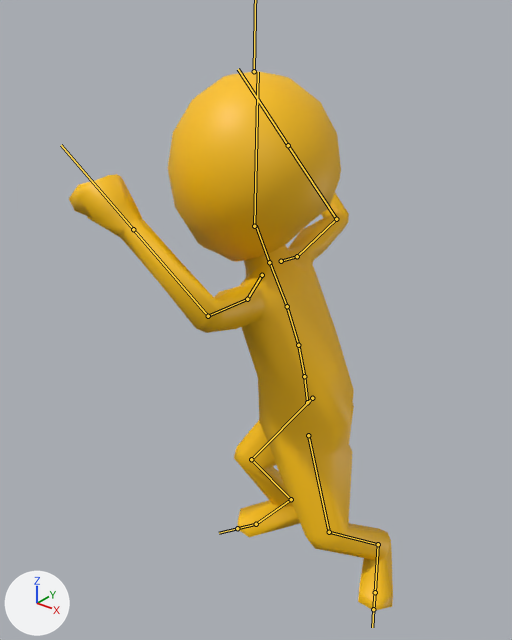
One commit to the FBX model Assets/GameData/Anims/Animations/Victory.fbx: the scene before it, then after it.
Rendered twice from a 50 mm camera at (3.13, -5.09, 5.57) aimed at (-0.57, -0.46, 2.7). Lighting does not change. The marker at lower left points along +X, +Y and +Z. Both versions are drawn at frame 242 of the action 'mixamo.com'; the numbers are the values there. The bones that bend it are drawn over the model as lines.

Names of what the first picture shows: 'CH_Body', 'CH_Head'.
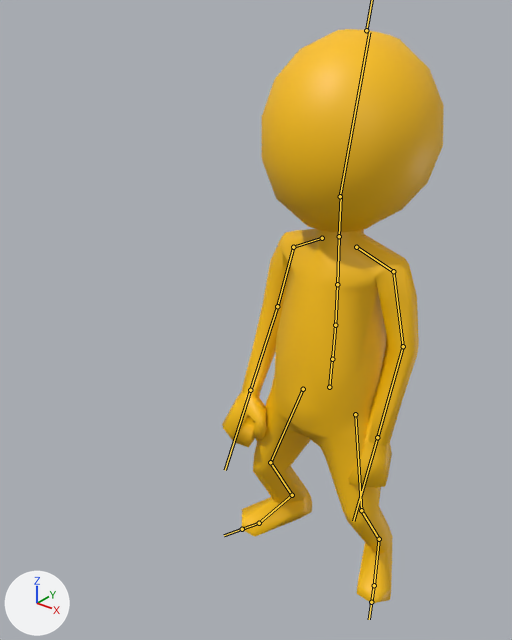
Where the change shows, as pixel boxes [x1, y1, x2, y2] in the pictures (512 x 640 px):
'CH_Body', posed
    before: [69, 174, 393, 611]
    after: [222, 229, 419, 603]
'CH_Head', posed (6% taller)
    before: [168, 71, 341, 262]
    after: [262, 29, 444, 232]
bone 'Hips', root to tip
    before: (307, 402) to (304, 373)
    after: (329, 387) to (332, 355)
bone 'Spine', root to tip
    before: (304, 376) to (298, 345)
    after: (332, 359) to (335, 325)
bone 'Spine1', root to tip
    before: (298, 345) to (287, 306)
    after: (335, 325) to (337, 284)
bone 'Spine2', root to tip
    before: (287, 306) to (270, 263)
    after: (337, 284) to (339, 237)
bone 'Neck', root to tip
    before: (269, 262) to (256, 225)
    after: (339, 236) to (341, 196)
bone 'Head', root to tip
    before: (254, 226) to (258, 72)
    after: (340, 196) to (369, 32)
bone 'LeftShoulder', root to tip
    before: (262, 275) to (247, 299)
    after: (356, 247) to (393, 271)
bone 'LeftArm', root to tip
    before: (247, 299) to (208, 316)
    after: (393, 271) to (403, 346)
bone 'LeftForeArm', root to tip
    before: (208, 316) to (133, 229)
    after: (403, 346) to (377, 437)
bone 'RightShoulder', root to tip
    before: (281, 261) to (297, 256)
    after: (322, 238) to (293, 247)
bone 'RightArm', root to tip
    before: (297, 256) to (336, 219)
    after: (293, 247) to (277, 306)
bone 'RightForeArm', root to tip
    before: (336, 219) to (288, 145)
    after: (277, 306) to (250, 390)
bone 'LeftUpLeg', root to tip
    before: (308, 435) to (329, 532)
    after: (355, 414) to (361, 510)
bone 'LeftLeg', root to tip
    before: (329, 532) to (378, 544)
    after: (361, 510) to (379, 539)
bone 'LeftFoot', root to tip
    before: (378, 544) to (375, 592)
    after: (379, 539) to (374, 585)
bone 'RightUpLeg', root to tip
    before: (312, 398) to (251, 459)
    after: (303, 389) to (270, 462)
bone 'RightLeg', root to tip
    before: (251, 459) to (291, 499)
    after: (270, 462) to (292, 495)
bone 'RightFoot', root to tip
    before: (291, 499) to (256, 524)
    after: (292, 495) to (259, 523)

The change in detail:
Bone 'Hips' (bone_hips) moves from (-0.23, -0.39, 0.08) to (0.0, -0.14, 0.06).
Bone 'Hips' (bone_hips) turns from (11, -58, -4) to (-3, -4, -1) degrees about its own x, y and z.
Bone 'Spine' (bone_spine) turns from (4, -5, 2) to (1, 0, 1) degrees about its own x, y and z.
Bone 'Spine1' (bone_spine1) turns from (7, -8, 2) to (1, 0, 1) degrees about its own x, y and z.
Bone 'Spine2' (bone_spine2) turns from (7, -8, 2) to (1, 0, 1) degrees about its own x, y and z.
Bone 'Neck' (bone_neck) turns from (-1, -2, 1) to (-2, 1, 0) degrees about its own x, y and z.
Bone 'Head' (bone_head) turns from (-26, -10, 4) to (-16, 2, 2) degrees about its own x, y and z.
Bone 'LeftShoulder' (bone_leftshoulder) turns from (-3, -2, -4) to (7, -1, -6) degrees about its own x, y and z.
Bone 'LeftArm' (bone_leftarm) turns from (-19, -63, 14) to (79, 14, 43) degrees about its own x, y and z.
Bone 'LeftForeArm' (bone_leftforearm) turns from (0, -3, 87) to (3, -1, 21) degrees about its own x, y and z.
Bone 'RightShoulder' (bone_rightshoulder) turns from (-4, -3, -7) to (10, 1, 5) degrees about its own x, y and z.
Bone 'RightArm' (bone_rightarm) turns from (-37, 77, -12) to (64, -13, -29) degrees about its own x, y and z.
Bone 'RightForeArm' (bone_rightforearm) turns from (0, 3, -85) to (3, 1, -24) degrees about its own x, y and z.
Bone 'LeftUpLeg' (bone_leftupleg) turns from (-13, -34, 26) to (3, -15, 10) degrees about its own x, y and z.
Bone 'LeftLeg' (bone_leftleg) turns from (-45, -13, -4) to (-31, -8, 6) degrees about its own x, y and z.
Bone 'LeftFoot' (bone_leftfoot) turns from (38, -38, -6) to (20, -10, -7) degrees about its own x, y and z.
Bone 'RightUpLeg' (bone_rightupleg) turns from (44, -10, 11) to (5, 15, -8) degrees about its own x, y and z.
Bone 'RightLeg' (bone_rightleg) turns from (-66, -10, 3) to (-30, 3, -1) degrees about its own x, y and z.
Bone 'RightFoot' (bone_rightfoot) turns from (27, -7, -4) to (18, 6, 4) degrees about its own x, y and z.
